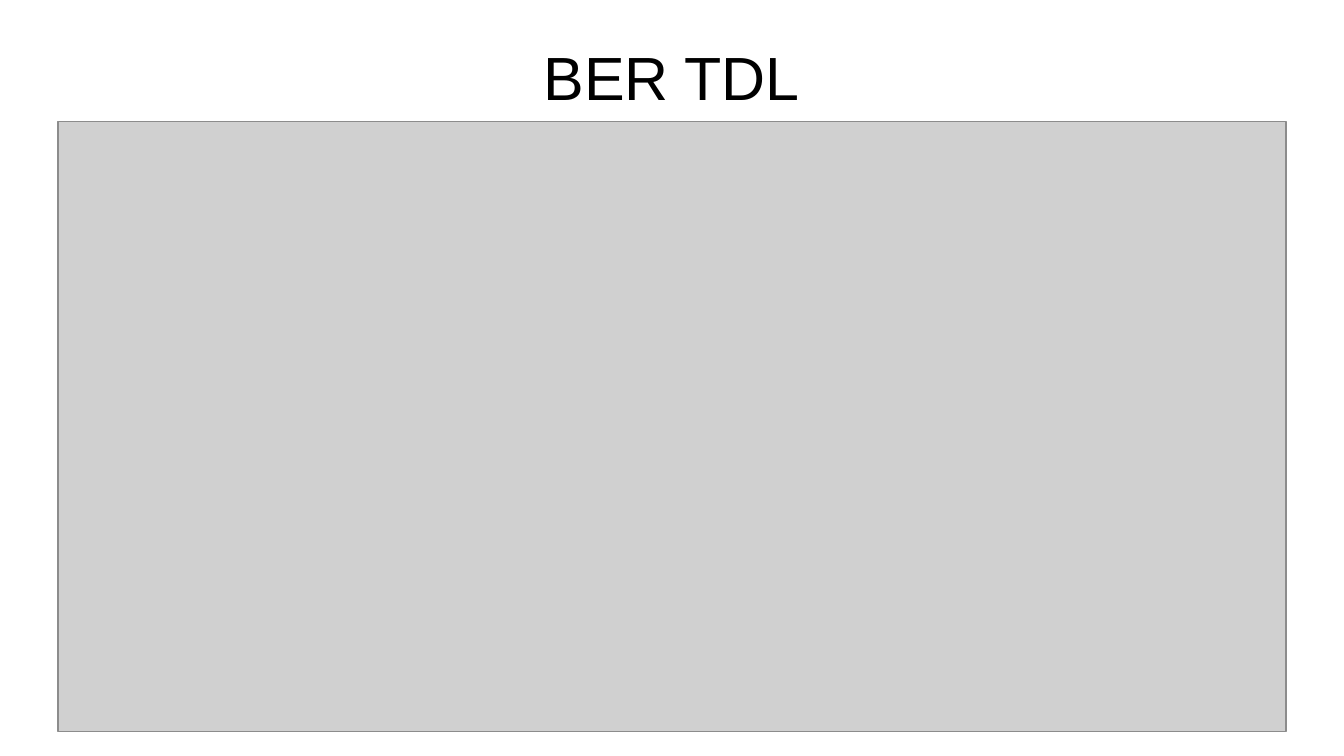
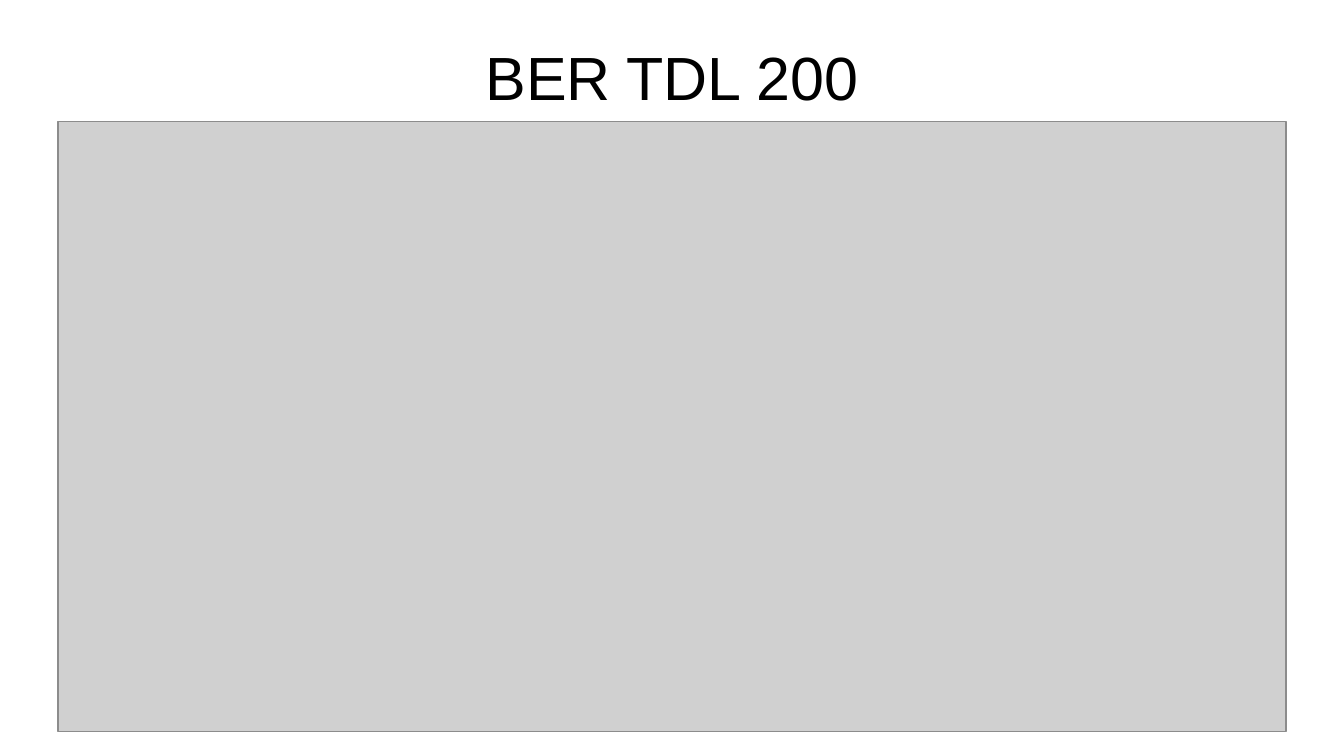
Before and after one commit to Th3Cr4ck/Wifi-OFDM-sync, a slide deck: slide 22 of Avances/Pruebas Sinc STF por diferencias.odp. Drawn at 1344x756 pixels with LibreOffice and Linux fonts; fonts in the diff are those of the drawing; grey boxes stand for pictures. Boxes give left, top, right and bottom in pixels: in the first picture for what was removed or moved away, otherwise in the second. Text is boxed around its words. In the diff, an @@ line names an element or a change of style, - is before the commit and + after.

```diff
--- a/Avances/Pruebas Sinc STF por diferencias.odp
+++ b/Avances/Pruebas Sinc STF por diferencias.odp
@@ title at [486, 57, 858, 101]: text changed @@
-BER TDL
+BER TDL 200
```
Also in this commit, not shown: 10 other slides changed, 4 slides added, 7 other files.
